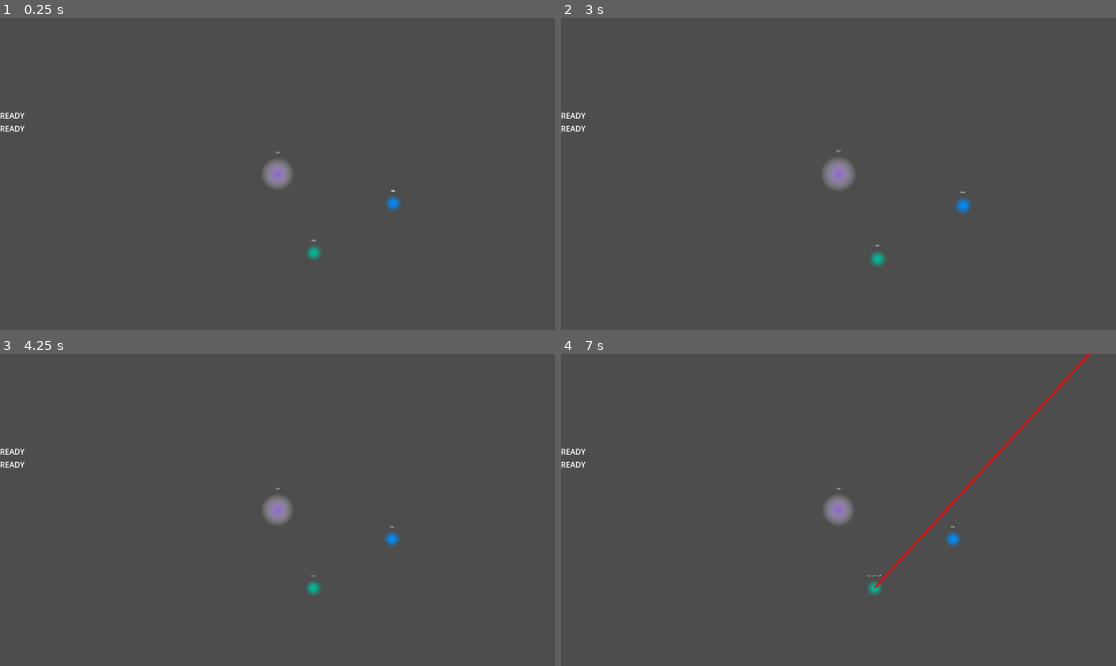
Above: before the commit, frames 1-4 (two rows, left to right).
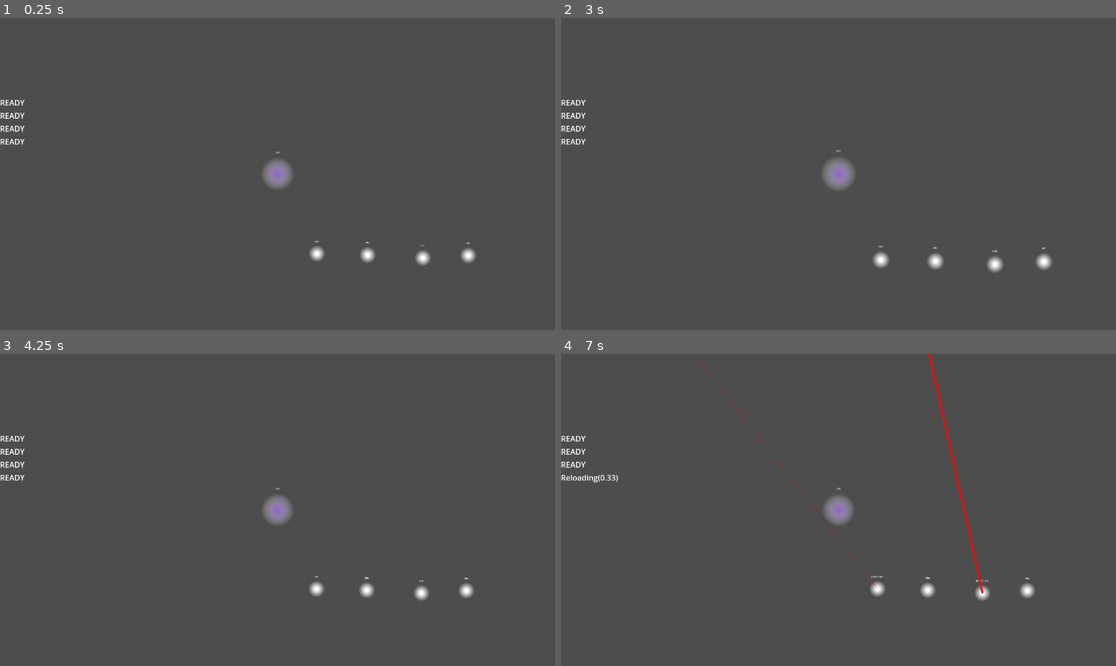
Above: after the commit, the same moments.

Repository: dwlee0802/ProbabilityShooter
Game: Godot game, scene res://Scenes/game.tscn
Two runs of this game, one before a commit and one after it. Both use one fixed random seed, a clock stepped at 60 frames per second and the inputs below.
Inputs (mouse positions are in pixels of both pictures, inside the frame that each line leads up to):
- Up to frame 1 (0.25 s): no input
- Up to frame 2 (3 s): tap Enter at 0.5, 2 s; move the mouse to (960, 158) at 0.52 s; hold D (select_right, bound only after the commit) 0.53-1.28 s; click (960, 158) at 0.6 s; tap Space at 1.25, 2.75 s; move the mouse to (727, 189) at 1.27 s; hold S (select_down, bound only after the commit) 1.28-2.03 s; click (727, 189) at 1.35 s; move the mouse to (894, 105) at 2.02 s; hold D (select_right, bound only after the commit) 2.03-2.78 s; tap Middle mouse button (camera_pan) at 2.1 s; click (894, 105) at 2.3 s; move the mouse to (810, 236) at 2.77 s; hold W (select_up, bound only after the commit) from 2.78 s (still down); tap Mouse wheel up (camera_zoom_in) at 2.85 s
- Up to frame 3 (4.25 s): click (249, 572) at 3.05 s; tap Enter at 3.5 s; move the mouse to (444, 556) at 3.52 s; release W (select_up, bound only after the commit) at 3.53 s; hold A (select_left, bound only after the commit) from 3.53 s (still down); tap Mouse wheel down (camera_zoom_out) at 3.6 s; click (444, 556) at 3.8 s
- Up to frame 4 (7 s): tap Space at 4.25 s; move the mouse to (672, 463) at 4.27 s; right-click (672, 463) at 4.35 s; click (672, 463) at 4.55 s; move the mouse to (866, 510) at 5.02 s; release A (select_left, bound only after the commit) at 5.03 s; hold S (select_down, bound only after the commit) 5.03-5.78 s; tap 4 (select_unit_four) at 5.1 s; click (866, 510) at 5.3 s; move the mouse to (755, 432) at 5.77 s; hold D (select_right, bound only after the commit) 5.78-6.53 s; tap 1 (select_unit_one) at 5.85 s; click (755, 432) at 6.05 s; move the mouse to (960, 494) at 6.52 s; hold W (select_up, bound only after the commit) from 6.53 s (still down); tap 3 (select_unit_three) at 6.6 s; click (960, 494) at 6.8 s

The runs differ from the first frame. In frame 1, 0.6% of the frame differs, in the area x 0-86%, y 26-80%; in frame 2, 0.7%; in frame 3, 0.6%; in frame 4, 1.5%, in the area x 0-96%, y 0-80%.

Commit message:
Made spacial select.

Diff:
--- a/Scenes/States/attack_state.gd
+++ b/Scenes/States/attack_state.gd
@@ -27,6 +27,8 @@
 	parent.attack_line_anim.speed_scale = parent.action_one_aim_time
 	parent.attack_line_anim.play("RESET")
 	parent.attack_line_anim.play("aim_animation")
+
+	print("attack state")
 
 func exit() -> void:
 	super()
--- a/Scenes/States/idle_state.gd
+++ b/Scenes/States/idle_state.gd
@@ -16,6 +16,9 @@
 		parent.action_one_reload_timer.stop()
 
 func process_input(_event: InputEvent) -> State:
+	if !InputManager.IsSelected(parent):
+		return null
+
 	# right clicking when Idle is move order
 	if Input.is_action_just_pressed('right_click'):
 		return move_state
@@ -29,6 +32,9 @@
 	return null
 
 func process_frame(_delta: float) -> State:
+	if InputManager.selected_unit:
+		print("parent: " + parent.name, " selected: " + InputManager.selected_unit.name)
+
 	# auto reload
 	if parent.action_one_available == false:
 		if parent.action_one_reload_timer.is_stopped():
--- a/Scenes/game.tscn
+++ b/Scenes/game.tscn
@@ -6,17 +6,6 @@
 [ext_resource type="PackedScene" uid="uid://cxvs0ubbipl35" path="res://Scenes/player_unit.tscn" id="2_jg501"]
 [ext_resource type="Script" path="res://Scenes/input_manager.gd" id="2_webe7"]
 [ext_resource type="PackedScene" uid="uid://dcn2if5g8chpm" path="res://Scenes/user_interface.tscn" id="6_tejxs"]
-
-[sub_resource type="Gradient" id="Gradient_r6gn1"]
-offsets = PackedFloat32Array(0.123377, 0.649351)
-colors = PackedColorArray(1, 1, 1, 1, 1, 1, 1, 0)
-
-[sub_resource type="GradientTexture2D" id="GradientTexture2D_y1c1r"]
-gradient = SubResource("Gradient_r6gn1")
-width = 128
-height = 128
-fill = 1
-fill_from = Vector2(0.5, 0.5)
 
 [node name="Game" type="Node2D"]
 script = ExtResource("1_entdd")
@@ -40,27 +29,19 @@
 [node name="PlayerUnits" type="Node2D" parent="."]
 
 [node name="PlayerUnit" parent="PlayerUnits" instance=ExtResource("2_jg501")]
-position = Vector2(252, 546)
-movement_speed = 500.0
-action_one_reload_time = 0.5
-
-[node name="Sprite2D" parent="PlayerUnits/PlayerUnit" index="0"]
-self_modulate = Color(0, 0.733333, 0.6, 1)
+position = Vector2(273, 552)
 
 [node name="PlayerUnit2" parent="PlayerUnits" instance=ExtResource("2_jg501")]
-position = Vector2(801, 203)
-movement_speed = 500.0
-action_one_reload_time = 0.5
+position = Vector2(624, 561)
 
-[node name="Sprite2D" parent="PlayerUnits/PlayerUnit2" index="0"]
-self_modulate = Color(0, 0.54902, 1, 1)
-texture = SubResource("GradientTexture2D_y1c1r")
+[node name="PlayerUnit3" parent="PlayerUnits" instance=ExtResource("2_jg501")]
+position = Vector2(1006, 581)
+
+[node name="PlayerUnit4" parent="PlayerUnits" instance=ExtResource("2_jg501")]
+position = Vector2(1320, 564)
 
 [node name="Enemies" type="Node2D" parent="."]
 
 [node name="UserInterface" parent="." instance=ExtResource("6_tejxs")]
 
 [connection signal="body_entered" from="Core" to="Core" method="_on_body_entered"]
-
-[editable path="PlayerUnits/PlayerUnit"]
-[editable path="PlayerUnits/PlayerUnit2"]
--- a/Scenes/input_manager.gd
+++ b/Scenes/input_manager.gd
@@ -28,6 +28,44 @@
 			if center_camera:
 				camera.center_camera_on(selected_unit.position)
 
+	# distance function to find our next unit
+	var dist_func = func() -> float:
+		return 0
+	var spacial_selection: bool = false
+
+	if Input.is_action_just_pressed("select_right"):
+		spacial_selection = true
+		dist_func = func(origin: PlayerUnit, target: PlayerUnit):
+			return target.position.x - origin.position.x
+	if Input.is_action_just_pressed("select_left"):
+		spacial_selection = true
+		dist_func = func(origin: PlayerUnit, target: PlayerUnit):
+			return origin.position.x - target.position.x
+	if Input.is_action_just_pressed("select_up"):
+		spacial_selection = true
+		dist_func = func(origin: PlayerUnit, target: PlayerUnit):
+			return origin.position.y - target.position.y
+	if Input.is_action_just_pressed("select_down"):
+		spacial_selection = true
+		dist_func = func(origin: PlayerUnit, target: PlayerUnit):
+			return target.position.y - origin.position.y
+
+	if spacial_selection:
+		# find unit closest in some direction
+		if selected_unit:
+			var min_value: float = INF
+			var new_selected: PlayerUnit
+			for unit: PlayerUnit in game.units:
+				if selected_unit != unit:
+					var new_dist = dist_func.call(selected_unit, unit)
+					if new_dist >= 0 and min_value > new_dist:
+						min_value = new_dist
+						new_selected = unit
+
+			if new_selected != null:
+				selected_unit = new_selected
+				camera.center_camera_on(new_selected.position)
+
 
 static func IsSelected(unit: PlayerUnit) -> bool:
 	return selected_unit == unit
--- a/Scenes/player_unit.gd
+++ b/Scenes/player_unit.gd
@@ -39,10 +39,10 @@
 
 
 func _ready() -> void:
-	state_machine.init(self)
 	$ActionOneReloadTimer.reload_finished.connect(reload_action)
 	aim_line.default_color = default_color
 	attack_line.default_color = attack_color
+	state_machine.init(self)
 
 func _unhandled_input(event: InputEvent) -> void:
 	if !InputManager.IsSelected(self):
--- a/Scenes/player_unit.tscn
+++ b/Scenes/player_unit.tscn
@@ -22,6 +22,21 @@
 [sub_resource type="CircleShape2D" id="CircleShape2D_pbu37"]
 radius = 64.0
 
+[sub_resource type="Animation" id="Animation_t56vo"]
+length = 0.001
+tracks/0/type = "value"
+tracks/0/imported = false
+tracks/0/enabled = true
+tracks/0/path = NodePath("AttackLine:width")
+tracks/0/interp = 1
+tracks/0/loop_wrap = true
+tracks/0/keys = {
+"times": PackedFloat32Array(0),
+"transitions": PackedFloat32Array(1),
+"update": 0,
+"values": [10.0]
+}
+
 [sub_resource type="Animation" id="Animation_nwfdx"]
 resource_name = "aim_animation"
 tracks/0/type = "value"
@@ -35,21 +50,6 @@
 "transitions": PackedFloat32Array(1, 1),
 "update": 0,
 "values": [15.0, 0.0]
-}
-
-[sub_resource type="Animation" id="Animation_t56vo"]
-length = 0.001
-tracks/0/type = "value"
-tracks/0/imported = false
-tracks/0/enabled = true
-tracks/0/path = NodePath("AttackLine:width")
-tracks/0/interp = 1
-tracks/0/loop_wrap = true
-tracks/0/keys = {
-"times": PackedFloat32Array(0),
-"transitions": PackedFloat32Array(1),
-"update": 0,
-"values": [10.0]
 }
 
 [sub_resource type="AnimationLibrary" id="AnimationLibrary_7runw"]
@@ -110,6 +110,7 @@
 [node name="AimLine" type="Line2D" parent="."]
 visible = false
 points = PackedVector2Array(0, 0, 100, 0)
+width = 15.0
 antialiased = true
 
 [node name="AttackLine" type="Line2D" parent="."]
--- a/Scenes/state_machine.gd
+++ b/Scenes/state_machine.gd
@@ -12,6 +12,8 @@
 func init(parent: Unit) -> void:
 	for child in get_children():
 		child.parent = parent
+
+	print("initialized parent to: " + parent.name)
 
 	# Initialize to the default state
 	change_state(starting_state)
--- a/project.godot
+++ b/project.godot
@@ -71,6 +71,26 @@
 "events": [Object(InputEventKey,"resource_local_to_scene":false,"resource_name":"","device":-1,"window_id":0,"alt_pressed":false,"shift_pressed":true,"ctrl_pressed":false,"meta_pressed":false,"pressed":false,"keycode":0,"physical_keycode":49,"key_label":0,"unicode":33,"echo":false,"script":null)
 ]
 }
+select_up={
+"deadzone": 0.5,
+"events": [Object(InputEventKey,"resource_local_to_scene":false,"resource_name":"","device":-1,"window_id":0,"alt_pressed":false,"shift_pressed":false,"ctrl_pressed":false,"meta_pressed":false,"pressed":false,"keycode":0,"physical_keycode":87,"key_label":0,"unicode":119,"echo":false,"script":null)
+]
+}
+select_down={
+"deadzone": 0.5,
+"events": [Object(InputEventKey,"resource_local_to_scene":false,"resource_name":"","device":-1,"window_id":0,"alt_pressed":false,"shift_pressed":false,"ctrl_pressed":false,"meta_pressed":false,"pressed":false,"keycode":0,"physical_keycode":83,"key_label":0,"unicode":115,"echo":false,"script":null)
+]
+}
+select_right={
+"deadzone": 0.5,
+"events": [Object(InputEventKey,"resource_local_to_scene":false,"resource_name":"","device":-1,"window_id":0,"alt_pressed":false,"shift_pressed":false,"ctrl_pressed":false,"meta_pressed":false,"pressed":false,"keycode":0,"physical_keycode":68,"key_label":0,"unicode":100,"echo":false,"script":null)
+]
+}
+select_left={
+"deadzone": 0.5,
+"events": [Object(InputEventKey,"resource_local_to_scene":false,"resource_name":"","device":-1,"window_id":0,"alt_pressed":false,"shift_pressed":false,"ctrl_pressed":false,"meta_pressed":false,"pressed":false,"keycode":0,"physical_keycode":65,"key_label":0,"unicode":97,"echo":false,"script":null)
+]
+}
 
 [rendering]
 
Not shown: 1 places in Scenes/game.tscn that only renumber resources
